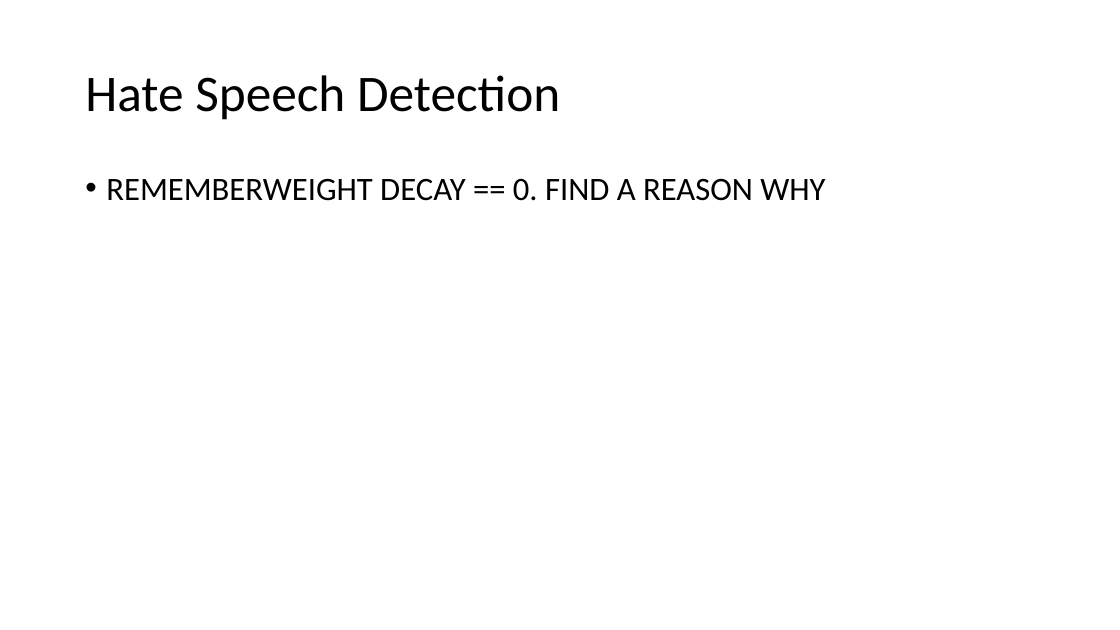
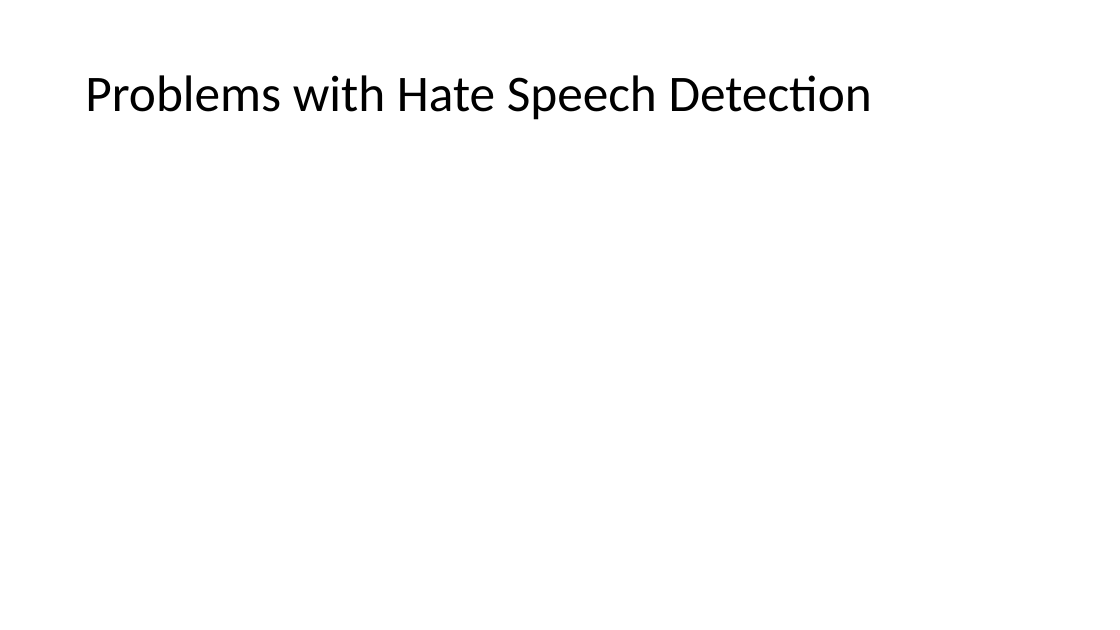
Before and after one commit to JeetendraJoshi/final_year_project, a slide deck: slide 4 of FYP Presentation.pptx (slide 3 before the commit). Drawn at 1120x630 pixels with LibreOffice and Linux fonts; fonts in the diff are those of the drawing. Boxes give left, top, right and bottom in pixels: in the first picture for what was removed or moved away, otherwise in the second. Text is boxed around its words. In the diff, an @@ line names an element or a change of style, - is before the commit and + after.

```diff
--- a/FYP Presentation.pptx
+++ b/FYP Presentation.pptx
@@ title at <box>85,75,872,120</box>: text changed @@
-Hate Speech Detection
+Problems with Hate Speech Detection
@@ text removed at <box>106,178,825,201</box> @@
-• REMEMBERWEIGHT DECAY == 0. FIND A REASON WHY
```
Also in this commit, not shown: 3 slides added, 1 slide removed.
